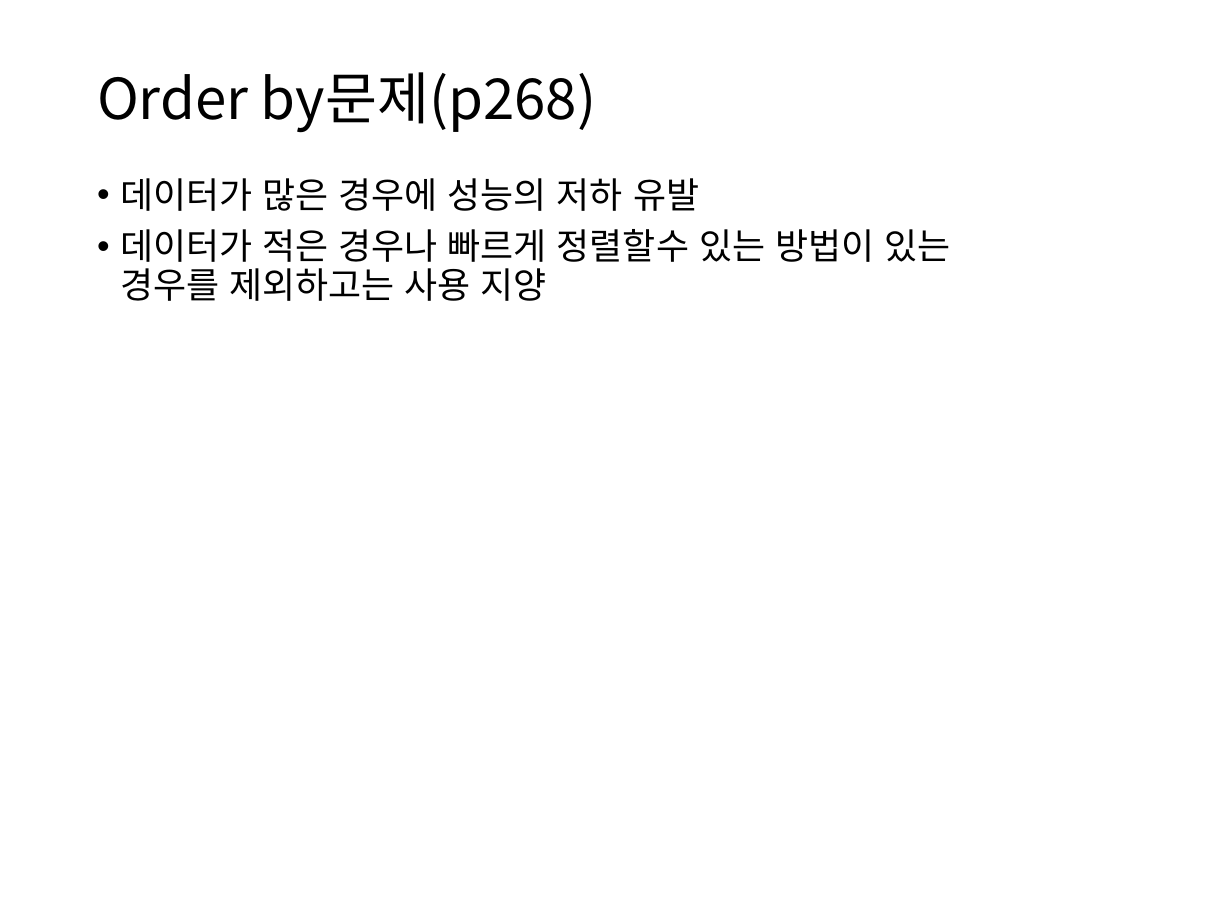
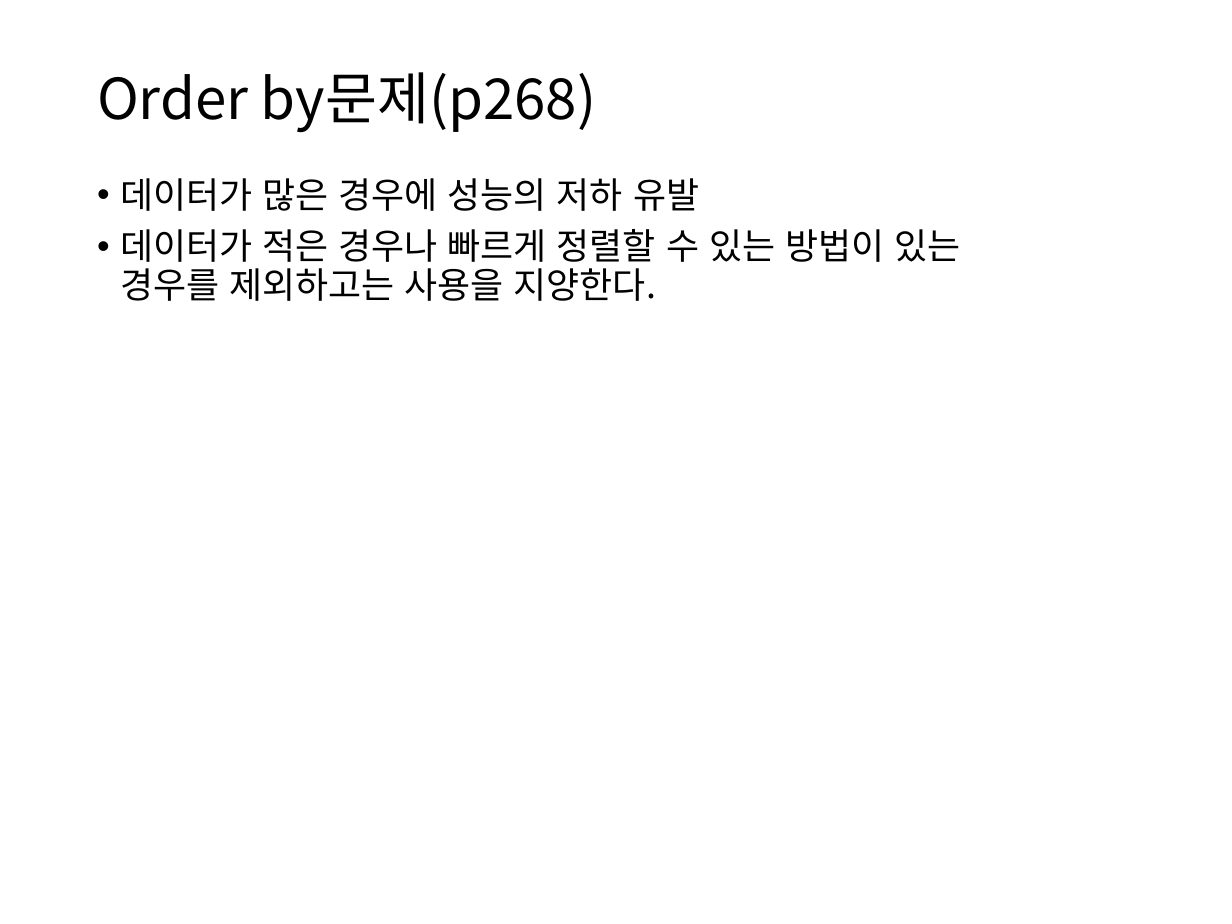
Before and after one commit to itrecipe/Web_Study_ez, a slide deck: slide 80 of spring - 학습자료/PART3.pptx. Drawn at 1232x924 pixels with LibreOffice and Linux fonts; fonts in the diff are those of the drawing. Boxes give left, top, right and bottom in pixels: in the first picture for what was removed or moved away, otherwise in the second. Text is boxed around its words. In the diff, an @@ line names an element or a change of style, - is before the commit and + after.

```diff
--- a/spring - 학습자료/PART3.pptx
+++ b/spring - 학습자료/PART3.pptx
@@ text at (x1=120, y1=229, x2=960, y2=301): text changed @@
-• 데이터가 적은 경우나 빠르게 정렬할수 있는 방법이 있는
-  경우를 제외하고는 사용 지양
+• 데이터가 적은 경우나 빠르게 정렬할 수 있는 방법이 있는
+  경우를 제외하고는 사용을 지양한다.
```
Also in this commit, not shown: 7 other slides changed.
